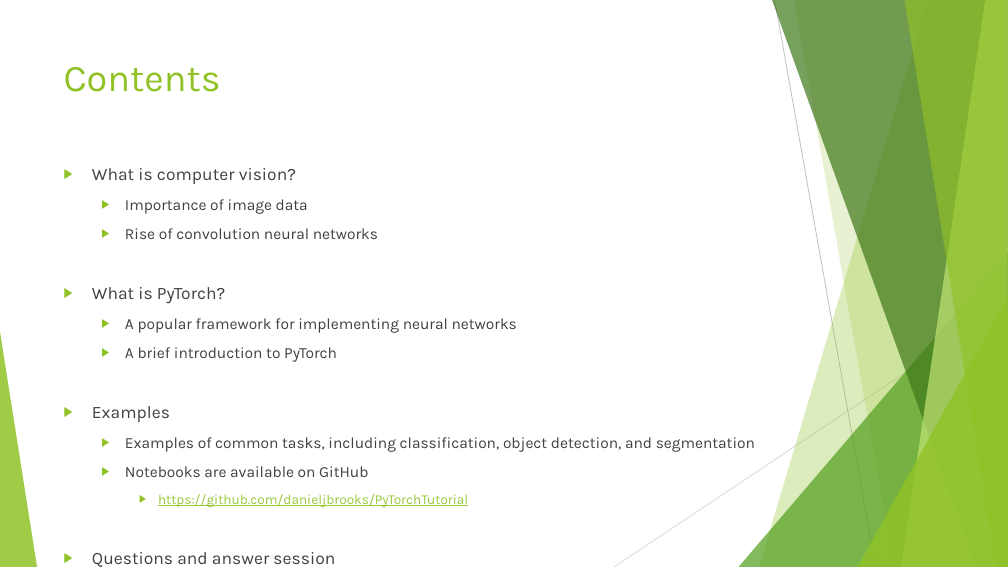
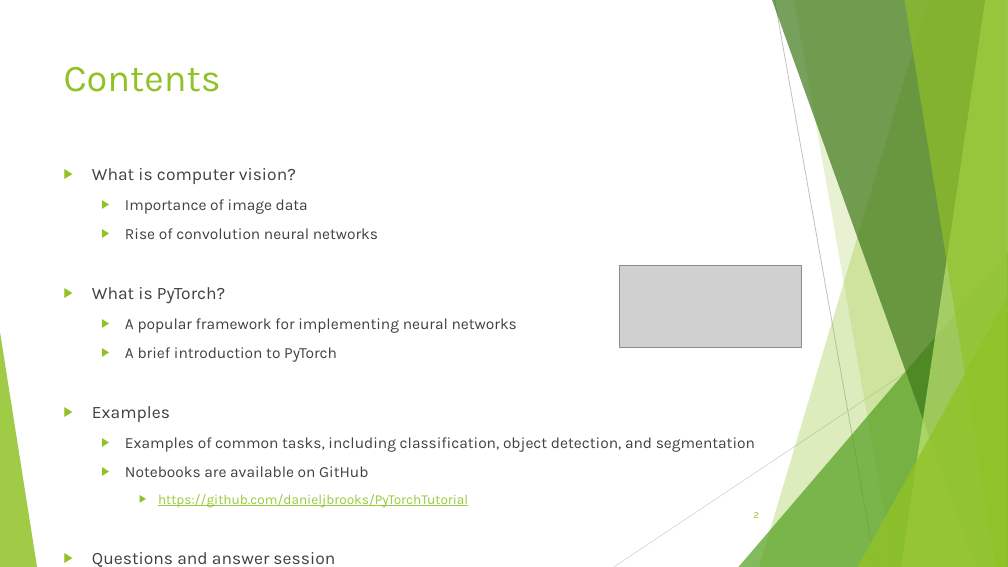
Before and after one commit to danieljbrooks/PyTorchTutorial, a slide deck: slide 2 of computer_vision.pptx. Drawn at 1008x567 pixels with LibreOffice and Linux fonts; fonts in the diff are those of the drawing; grey boxes stand for pictures. Boxes give left, top, right and bottom in pixels: in the first picture for what was removed or moved away, otherwise in the second. Text is boxed around its words. In the diff, an @@ line names an element or a change of style, - is before the commit and + after.

```diff
--- a/computer_vision.pptx
+++ b/computer_vision.pptx
@@ picture added at (619, 265, 802, 348) @@
@@ page number added at (754, 512, 759, 518), 9 pt, text #90C226 @@
+2
```
Also in this commit, not shown: 1 other slide changed, 7 slides added.
